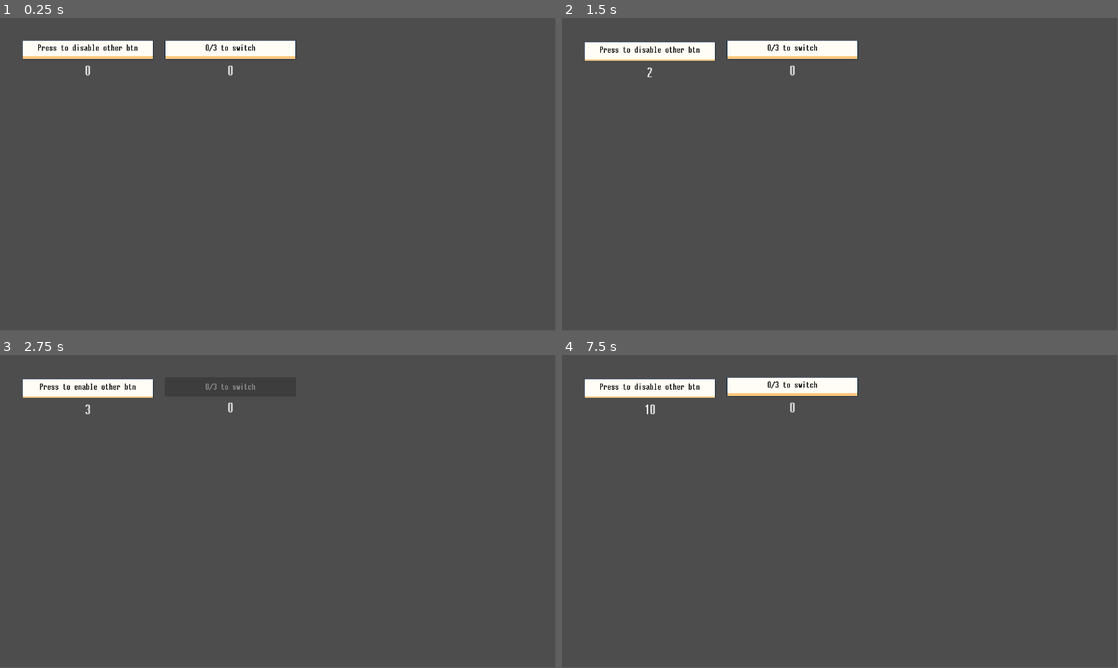
Above: before the commit, frames 1-4 (two rows, left to right).
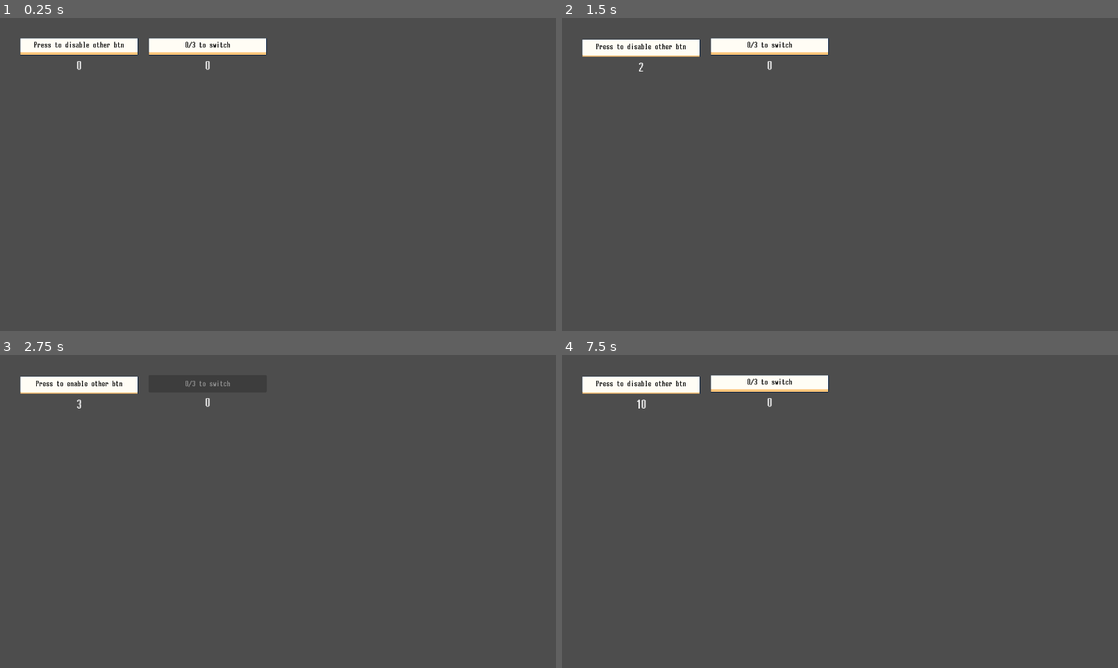
Above: after the commit, the same moments.

Repository: justin-calleja/godot-misc
Game: Godot game, scene res://scenes/crazy_btns/main.tscn
Same seed, same stepped clock (60 frames per second), same inputs: the game is played once before the commit and once after it.
Inputs:
- Up to frame 1 (0.25 s): no input
- Up to frame 2 (1.5 s): click "Press to disable other btn" at 0.5 s; click "Press to enable other btn" at 1.25 s
- Up to frame 3 (2.75 s): click "Press to disable other btn" at 2 s
- Up to frame 4 (7.5 s): click "Press to enable other btn" at 2.75 s; click "Press to disable other btn" at 3.5 s; click "Press to enable other btn" at 4.25 s; tap Enter at 5, 6.5 s; tap Space at 5.75, 7.25 s
In our replay, the window is 799x449 before the commit and 800x450 after it. These sizes can differ from the game's own. Grey fills any space a smaller window leaves; there, only what the larger window draws over its background counts as a difference.

The runs differ from the first frame. In frame 1, 2.4% of the frame differs, in the area x 3-54%, y 6-19%; in frame 2, 2.3%; in frame 3, 1.2%; in frame 4, 2.3%.

Commit message:
a lot of BS with shader for outline

Diff:
--- a/project.godot
+++ b/project.godot
@@ -17,6 +17,9 @@
 
 [display]
 
+window/size/viewport_width=1280
+window/size/viewport_height=720
+window/stretch/mode="viewport"
 window/dpi/allow_hidpi=false
 
 [rendering]
--- /dev/null
+++ b/scenes/btn/again_btn_lg.tscn
@@ -0,0 +1,9 @@
+[gd_scene load_steps=2 format=3 uid="uid://cqcwbh3a3r43n"]
+
+[sub_resource type="Theme" id="Theme_r5yng"]
+
+[node name="AgainBtnLg" type="Button"]
+offset_right = 16.0
+offset_bottom = 24.0
+theme = SubResource("Theme_r5yng")
+text = "sdf"
--- /dev/null
+++ b/scenes/btn/texture_buttton_large.tscn
@@ -0,0 +1,13 @@
+[gd_scene load_steps=4 format=3 uid="uid://lucxfnxmmhdy"]
+
+[ext_resource type="Texture2D" uid="uid://dbsad2qyw4vqr" path="res://assets/btn_lg/normal_UI_Flat_Button_Large_Lock_01a1.png" id="1_7x57r"]
+[ext_resource type="Texture2D" uid="uid://dx1e2oko4tbao" path="res://assets/btn_lg/pressed_UI_Flat_Button_Large_Lock_01a3.png" id="2_mo6o8"]
+[ext_resource type="Texture2D" uid="uid://ixuuf1diw8mf" path="res://assets/btn_lg/hover_UI_Flat_Button_Large_Lock_01a2.png" id="3_82aac"]
+
+[node name="TextureButttonLarge" type="TextureButton"]
+offset_right = 96.0
+offset_bottom = 32.0
+disabled = true
+texture_normal = ExtResource("1_7x57r")
+texture_pressed = ExtResource("2_mo6o8")
+texture_hover = ExtResource("3_82aac")
--- /dev/null
+++ b/scenes/outline_shader/dummy_rocket.svg
@@ -0,0 +1,12 @@
+<svg width="412" height="501" viewBox="0 0 412 501" fill="none" xmlns="http://www.w3.org/2000/svg">
+<path d="M363.818 348.926L297 303.832V439.75L395 491.832L363.818 348.926Z" fill="#F14747"/>
+<path d="M48.1818 348.926L115 303.832V439.75L17 491.832L48.1818 348.926Z" fill="#F14747"/>
+<path d="M293.748 123.162C248.243 14.4675 206 9 206 9V449H333.796C333.796 449 339.254 231.856 293.748 123.162Z" fill="#D9D9D9"/>
+<rect x="206" y="391.832" width="113" height="66" fill="#D9D9D9"/>
+<rect x="206" y="400.832" width="99" height="66" fill="#D9D9D9"/>
+<rect x="206" y="416.832" width="75" height="66" fill="#D9D9D9"/>
+<path d="M118.252 123.162C163.757 14.4675 206 9 206 9V449H78.2043C78.2043 449 72.7464 231.856 118.252 123.162Z" fill="#D9D9D9"/>
+<rect width="113" height="66" transform="matrix(-1 0 0 1 206 391.832)" fill="#D9D9D9"/>
+<rect width="99" height="66" transform="matrix(-1 0 0 1 206 400.832)" fill="#D9D9D9"/>
+<rect width="75" height="66" transform="matrix(-1 0 0 1 206 416.832)" fill="#D9D9D9"/>
+</svg>
--- /dev/null
+++ b/scenes/outline_shader/new_shader.gdshader
@@ -0,0 +1,25 @@
+shader_type canvas_item;
+render_mode unshaded;
+
+uniform float width : hint_range(0.0, 16.0);
+uniform vec4 outline_color : source_color = vec4(1.0); // White color
+
+void fragment()
+{
+    vec2 size = vec2(width) / vec2(textureSize(TEXTURE, 0));
+
+    vec4 sprite_color = texture(TEXTURE, UV);
+
+    float alpha = sprite_color.a;
+    alpha += texture(TEXTURE, UV + vec2(0.0, -size.y)).a;
+    alpha += texture(TEXTURE, UV + vec2(size.x, -size.y)).a;
+    alpha += texture(TEXTURE, UV + vec2(size.x, 0.0)).a;
+    alpha += texture(TEXTURE, UV + vec2(size.x, size.y)).a;
+    alpha += texture(TEXTURE, UV + vec2(0.0, size.y)).a;
+    alpha += texture(TEXTURE, UV + vec2(-size.x, size.y)).a;
+    alpha += texture(TEXTURE, UV + vec2(-size.x, 0.0)).a;
+    alpha += texture(TEXTURE, UV + vec2(-size.x, -size.y)).a;
+
+    vec3 final_color = mix(outline_color.rgb, sprite_color.rgb, sprite_color.a);
+    COLOR = vec4(final_color, clamp(alpha, 0.0, 1.0));
+}
--- /dev/null
+++ b/scenes/outline_shader/outline2D.gdshader
@@ -0,0 +1,78 @@
+shader_type canvas_item;
+
+uniform vec4 line_color : source_color = vec4(1.0); // White color
+uniform float line_thickness : hint_range(0, 10) = 1.0;
+//
+const vec2 OFFSETS[8] = {
+	vec2(-1, -1), vec2(-1, 0), vec2(-1, 1), vec2(0, -1), vec2(0, 1),
+	vec2(1, -1), vec2(1, 0), vec2(1, 1)
+};
+
+
+void fragment() {
+	vec2 size = TEXTURE_PIXEL_SIZE * line_thickness;
+	float outline = 0.0;
+
+	for (int i = 0; i < OFFSETS.length(); i++) {
+		outline += texture(TEXTURE, UV + size * OFFSETS[i]).a;
+	}
+	outline = min(outline, 1.0);
+
+	vec4 color = texture(TEXTURE, UV);
+	COLOR = mix(color, line_color, outline - color.a);
+}
+//uniform float line_thickness : hint_range(0.0, 10.0) = 1.0;
+//
+//const vec2 OFFSETS[8] = {
+	//vec2(-1, -1), vec2(-1, 0), vec2(-1, 1), vec2(0, -1), vec2(0, 1),
+	//vec2(1, -1), vec2(1, 0), vec2(1, 1)
+//};
+//
+//void fragment() {
+	//vec2 size = TEXTURE_PIXEL_SIZE * line_thickness;
+	//float outline = 0.0;
+	//
+	//for (int i = 0; i < OFFSETS.length(); i++) {
+		//outline += texture(TEXTURE, UV + size * OFFSETS[i]).a;
+	//}
+	//outline = min(outline, 1.0);
+	//
+	//vec4 color = texture(TEXTURE, UV);
+	//COLOR = mix(color, line_color, outline - color.a);
+//}
+
+
+
+//void fragment() {
+	//vec2 size = TEXTURE_PIXEL_SIZE * line_thickness;
+//
+	////// For each side, we want a single value, so we extract the alpha component of
+	////// the sampled color.
+	////float left = texture(TEXTURE, UV + vec2(-size.x, 0)).a;
+	////float right = texture(TEXTURE, UV + vec2(size.x, 0)).a;
+	////float up = texture(TEXTURE, UV + vec2(0, size.y)).a;
+	////float down = texture(TEXTURE, UV + vec2(0, -size.y)).a;
+	////float upper_left = texture(TEXTURE, UV + vec2(-size.x, size.y)).a;
+	////float upper_right = texture(TEXTURE, UV + vec2(size.x, size.y)).a;
+	////float bottom_left = texture(TEXTURE, UV + vec2(-size.x, -size.y)).a;
+	////float bottom_right = texture(TEXTURE, UV + vec2(size.x, -size.y)).a;
+////
+	//////float sum = left + right + up + down;
+	////float sum = left + right + up + down + upper_left + upper_right + bottom_left + bottom_right;
+	////// This value represents the black-and-white mask we'll use to outline the sprite.
+	////float outline = min(sum, 1.0);
+	//
+    //float outline = texture(TEXTURE, UV + vec2(-size.x, 0)).a;
+    //outline += texture(TEXTURE, UV + vec2(0, size.y)).a;
+    //outline += texture(TEXTURE, UV + vec2(size.x, 0)).a;
+    //outline += texture(TEXTURE, UV + vec2(0, -size.y)).a;
+    //outline += texture(TEXTURE, UV + vec2(-size.x, size.y)).a;
+    //outline += texture(TEXTURE, UV + vec2(size.x, size.y)).a;
+    //outline += texture(TEXTURE, UV + vec2(-size.x, -size.y)).a;
+    //outline += texture(TEXTURE, UV + vec2(size.x, -size.y)).a;
+    //outline = min(outline, 1.0);
+	//
+	//vec4 color = texture(TEXTURE, UV);
+	//// We apply the outline color by calculating a mask surrounding the sprite.
+	//COLOR = mix(color, line_color, outline - color.a);
+//}
--- /dev/null
+++ b/scenes/outline_shader/outline_shader.tscn
@@ -0,0 +1,83 @@
+[gd_scene load_steps=12 format=3 uid="uid://gf5nis01ugve"]
+
+[ext_resource type="Shader" path="res://scenes/outline_shader/outline2D.gdshader" id="1_po7nm"]
+[ext_resource type="Texture2D" uid="uid://6jm6oj020kpv" path="res://scenes/outline_shader/rocket.png" id="3_4kxp5"]
+[ext_resource type="Texture2D" uid="uid://v1rf3bbkodtt" path="res://scenes/outline_shader/original.png" id="3_nocbr"]
+[ext_resource type="Texture2D" uid="uid://ch42yiwdpjcxx" path="res://scenes/outline_shader/simple_rocket.png" id="4_q4fl4"]
+[ext_resource type="Texture2D" uid="uid://bjqen3gljcbg8" path="res://scenes/outline_shader/godot-bigger-canvas.png" id="6_rdyrw"]
+[ext_resource type="Texture2D" uid="uid://bl7kcnl583nqa" path="res://scenes/outline_shader/dummy_rocket.svg" id="7_dknc7"]
+
+[sub_resource type="ShaderMaterial" id="ShaderMaterial_jirpi"]
+shader = ExtResource("1_po7nm")
+shader_parameter/line_color = Color(0.905882, 0.909804, 0.752941, 1)
+shader_parameter/line_thickness = 1.0
+
+[sub_resource type="ShaderMaterial" id="ShaderMaterial_dowr5"]
+shader = ExtResource("1_po7nm")
+shader_parameter/line_color = Color(0.905882, 0.909804, 0.752941, 1)
+shader_parameter/line_thickness = 6.0
+
+[sub_resource type="ShaderMaterial" id="ShaderMaterial_hq8oo"]
+shader = ExtResource("1_po7nm")
+shader_parameter/line_color = Color(0.905882, 0.909804, 0.752941, 1)
+shader_parameter/line_thickness = 6.0
+
+[sub_resource type="ShaderMaterial" id="ShaderMaterial_tfqny"]
+shader = ExtResource("1_po7nm")
+shader_parameter/line_color = Color(0.603922, 0.823529, 0.901961, 1)
+shader_parameter/line_thickness = 4.0
+
+[sub_resource type="ShaderMaterial" id="ShaderMaterial_dbgge"]
+shader = ExtResource("1_po7nm")
+shader_parameter/line_color = Color(0.85098, 0.92549, 0.584314, 1)
+shader_parameter/line_thickness = 4.0
+
+[node name="OutlineShader" type="Node2D"]
+
+[node name="CanvasLayer" type="CanvasLayer" parent="."]
+layer = -1
+
+[node name="ColorRect" type="ColorRect" parent="CanvasLayer"]
+anchors_preset = 15
+anchor_right = 1.0
+anchor_bottom = 1.0
+grow_horizontal = 2
+grow_vertical = 2
+color = Color(0.0156863, 0.109804, 0.113725, 1)
+
+[node name="Rocket" type="Sprite2D" parent="."]
+texture_filter = 2
+material = SubResource("ShaderMaterial_jirpi")
+position = Vector2(253, 106)
+scale = Vector2(0.4, 0.4)
+texture = ExtResource("3_nocbr")
+region_rect = Rect2(0, -8, 329, 192)
+
+[node name="Rocket2" type="Sprite2D" parent="."]
+texture_filter = 2
+material = SubResource("ShaderMaterial_dowr5")
+position = Vector2(381, 176)
+rotation = -1.5708
+scale = Vector2(0.2, 0.2)
+texture = ExtResource("3_4kxp5")
+region_enabled = true
+region_rect = Rect2(-16, -16, 408, 512)
+
+[node name="SimpleRocket" type="Sprite2D" parent="."]
+material = SubResource("ShaderMaterial_hq8oo")
+position = Vector2(377, 360)
+rotation = -1.5708
+scale = Vector2(0.8, 0.8)
+texture = ExtResource("4_q4fl4")
+region_rect = Rect2(0, -8, 300, 378)
+
+[node name="Godot-bigger-canvas" type="Sprite2D" parent="."]
+material = SubResource("ShaderMaterial_tfqny")
+position = Vector2(265, 224)
+texture = ExtResource("6_rdyrw")
+
+[node name="DummyRocket" type="Sprite2D" parent="."]
+material = SubResource("ShaderMaterial_dbgge")
+position = Vector2(136, 237)
+scale = Vector2(0.6, 0.6)
+texture = ExtResource("7_dknc7")
--- /dev/null
+++ b/scenes/outline_shader/rocket.svg
@@ -0,0 +1,12 @@
+<svg width="378" height="483" viewBox="0 0 378 483" fill="none" xmlns="http://www.w3.org/2000/svg">
+<path d="M346.818 340.095L280 295V430.919L378 483L346.818 340.095Z" fill="#F14747"/>
+<path d="M31.1818 340.095L98 295V430.919L0 483L31.1818 340.095Z" fill="#F14747"/>
+<path d="M276.748 114.33C231.243 5.636 189 0.168457 189 0.168457V440.168H316.796C316.796 440.168 322.254 223.025 276.748 114.33Z" fill="#D9D9D9"/>
+<rect x="189" y="383" width="113" height="66" fill="#D9D9D9"/>
+<rect x="189" y="392" width="99" height="66" fill="#D9D9D9"/>
+<rect x="189" y="408" width="75" height="66" fill="#D9D9D9"/>
+<path d="M101.252 114.33C146.757 5.636 189 0.168457 189 0.168457V440.168H61.2043C61.2043 440.168 55.7464 223.025 101.252 114.33Z" fill="#D9D9D9"/>
+<rect width="113" height="66" transform="matrix(-1 0 0 1 189 383)" fill="#D9D9D9"/>
+<rect width="99" height="66" transform="matrix(-1 0 0 1 189 392)" fill="#D9D9D9"/>
+<rect width="75" height="66" transform="matrix(-1 0 0 1 189 408)" fill="#D9D9D9"/>
+</svg>
--- /dev/null
+++ b/scenes/outline_shader/selection_anim_player.tscn
@@ -0,0 +1,14 @@
+[gd_scene load_steps=3 format=3 uid="uid://cq0ikvkd1f1ml"]
+
+[sub_resource type="Animation" id="Animation_3b8w5"]
+resource_name = "current_selection"
+
+[sub_resource type="AnimationLibrary" id="AnimationLibrary_ie2da"]
+_data = {
+"current_selection": SubResource("Animation_3b8w5")
+}
+
+[node name="AnimationPlayer" type="AnimationPlayer"]
+libraries = {
+"": SubResource("AnimationLibrary_ie2da")
+}
Not shown, added: scenes/outline_shader/dummy_rocket.svg.import
Binary file added: scenes/outline_shader/godot-bigger-canvas.aseprite
Binary file added: scenes/outline_shader/godot-bigger-canvas.png
Not shown, added: scenes/outline_shader/godot-bigger-canvas.png.import
Binary file added: scenes/outline_shader/godot_bottom.png
Not shown, added: scenes/outline_shader/godot_bottom.png.import
Binary file added: scenes/outline_shader/original.aseprite
Binary file added: scenes/outline_shader/original.png
Not shown, added: scenes/outline_shader/original.png.import
Binary file added: scenes/outline_shader/rocket.png
Not shown, added: scenes/outline_shader/rocket.png.import
Not shown, added: scenes/outline_shader/rocket.svg.import
(and 6 more such lines)
